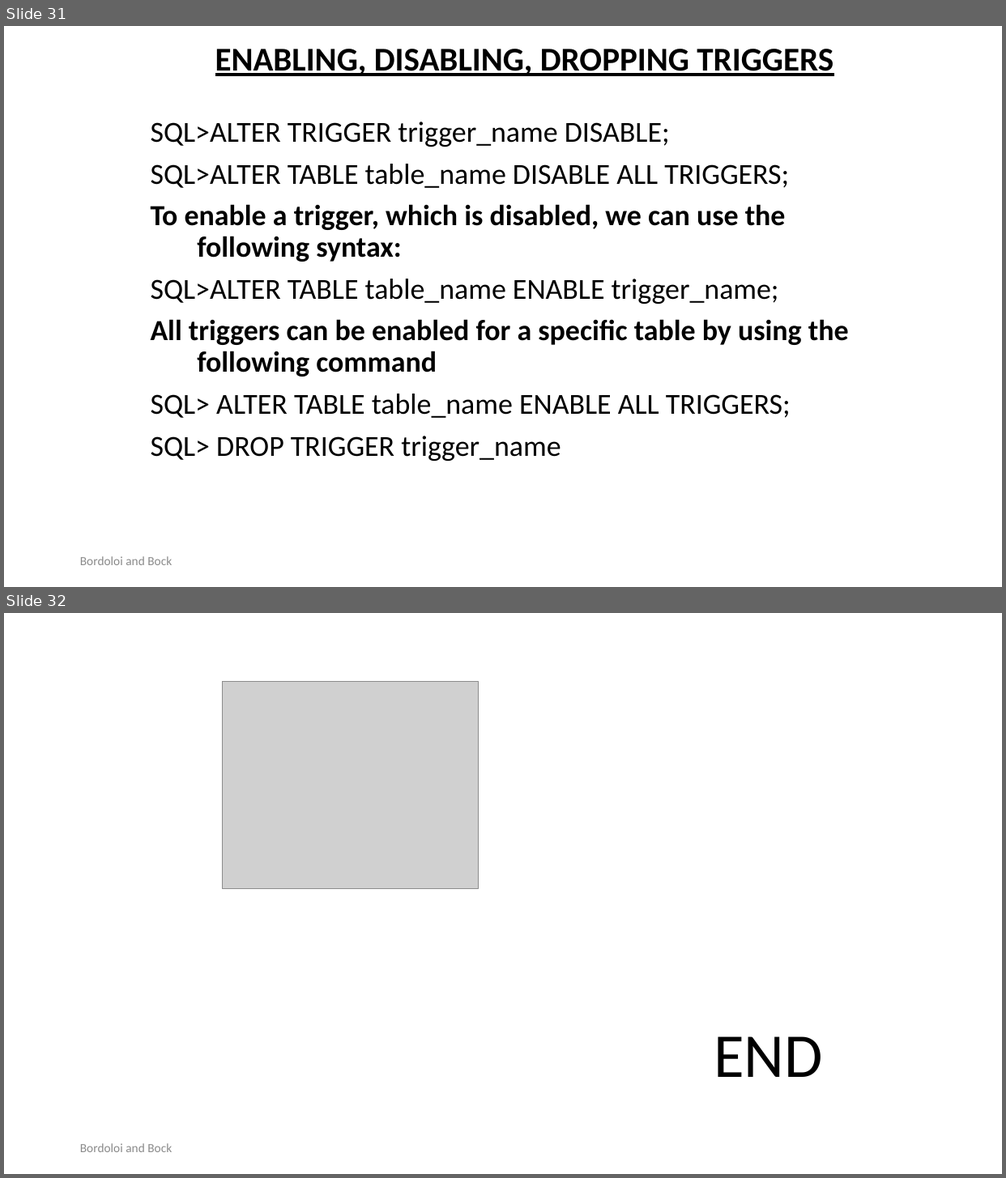
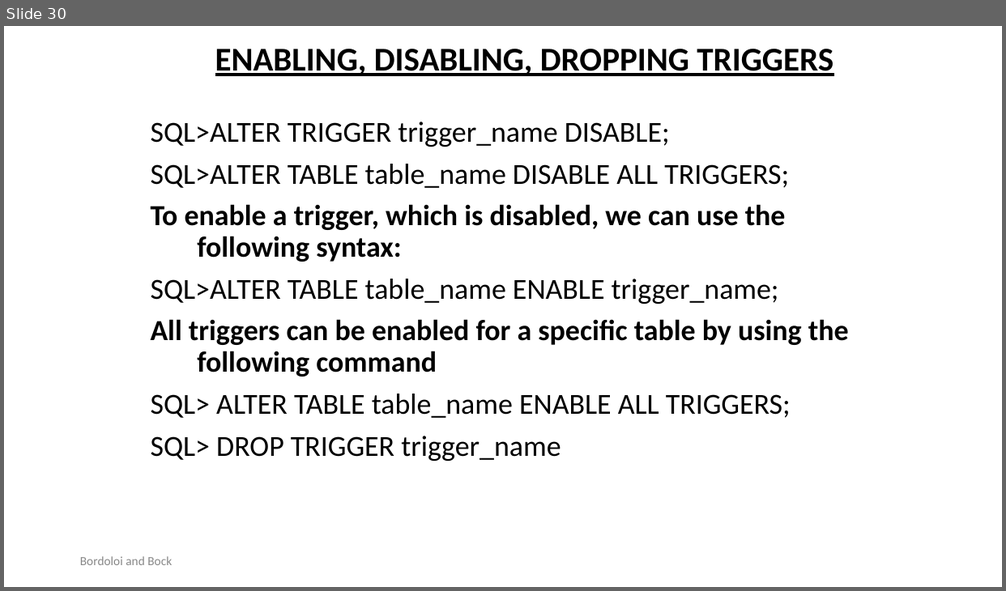
Before and after one commit to aiskunks/Jobs_Database, a slide deck: DAMG_6210/DAMG_6210_PPT/DAMG_6210_SQL_Functions.pptx. Shown one above the other, each under a label of ours: slides 31 and 32 before the commit, slide 30 after it. The pictures are 1006x1178 and 1006x591 pixels, drawn with LibreOffice and Linux fonts; fonts in the diff are those of the drawing; grey boxes stand for pictures. Boxes give left, top, right and bottom in pixels: in the first picture for what was removed or moved away, otherwise in the second. Text is boxed around its words. In the diff, an @@ line names an element or a change of style, - is before the commit and + after.

```diff
--- a/DAMG_6210/DAMG_6210_PPT/DAMG_6210_SQL_Functions.pptx
+++ b/DAMG_6210/DAMG_6210_PPT/DAMG_6210_SQL_Functions.pptx
@@ slide 32 removed at <box>4,613,1002,1174</box>, background #FFFFFF @@
@@ picture removed at <box>223,682,479,889</box> @@
@@ text removed at <box>714,1037,823,1077</box> @@
-END
@@ text removed at <box>80,1144,172,1152</box> @@
-Bordoloi and Bock
@@ what was slide 31 is now slide 30 @@
```
Also in this commit, not shown: 28 other slides changed, 1 slide added, 2 other slides removed, 2 other files.
